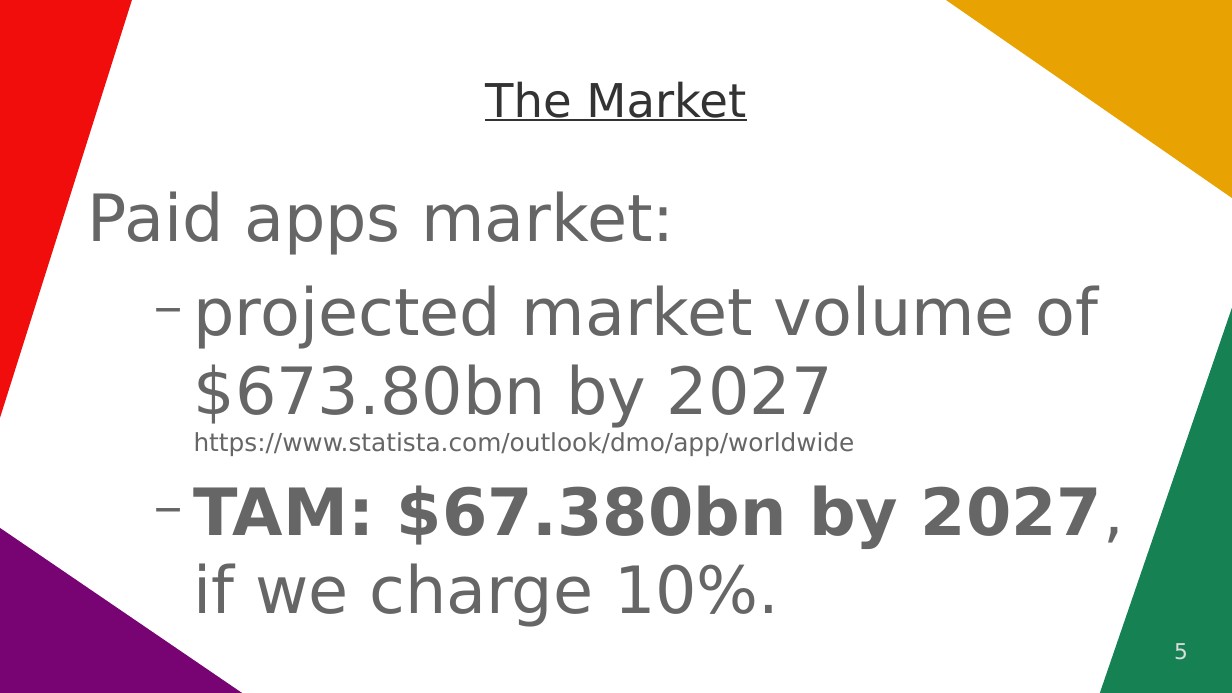
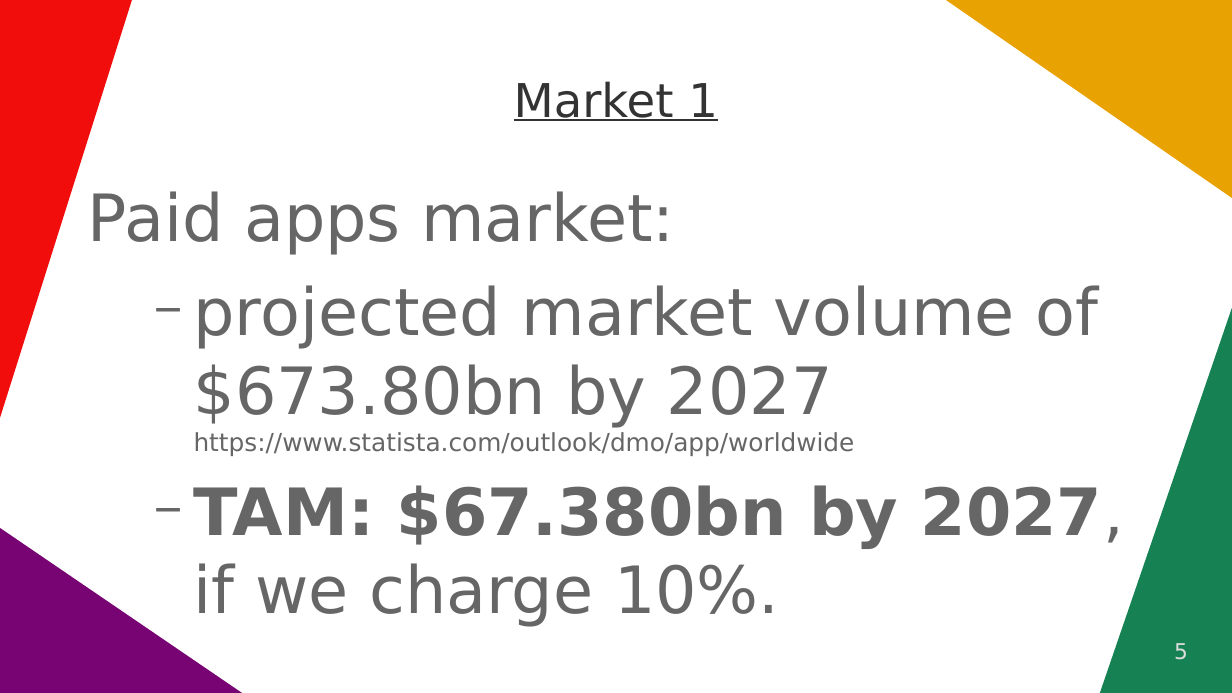
Before and after one commit to vporton/icp-package-manager, a slide deck: slide 5 of docs/long-pitchdeck.odp. Drawn at 1232x693 pixels with LibreOffice and Linux fonts; fonts in the diff are those of the drawing. Boxes give left, top, right and bottom in pixels: in the first picture for what was removed or moved away, otherwise in the second. Text is boxed around its words. In the diff, an @@ line names an element or a change of style, - is before the commit and + after.

```diff
--- a/docs/long-pitchdeck.odp
+++ b/docs/long-pitchdeck.odp
@@ title at <box>514,81,718,121</box>: text changed @@
-The Market
+Market 1
```
Also in this commit, not shown: 6 other slides changed, 5 slides added, 10 slides removed.
